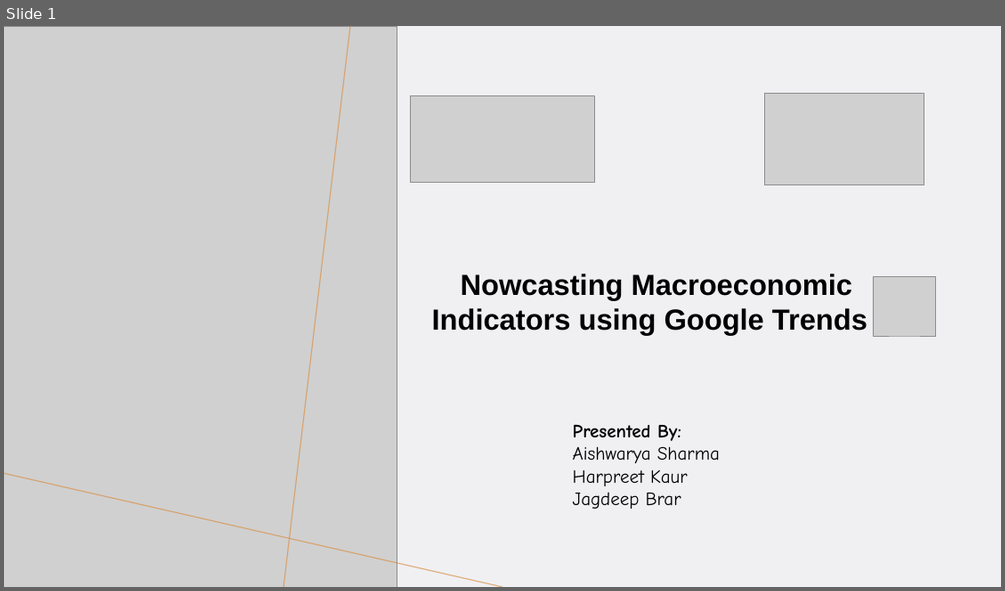
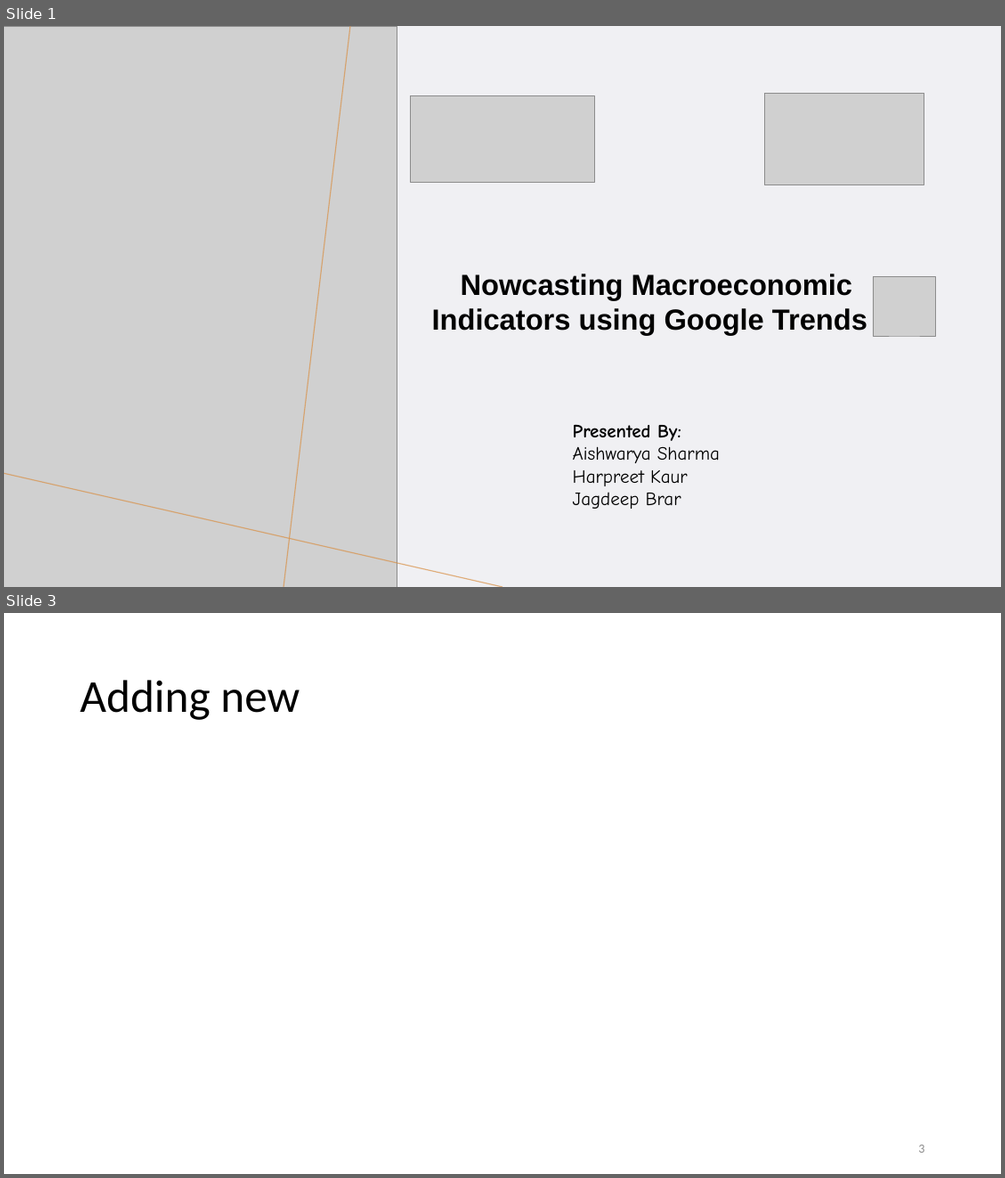
Before and after one commit to ubco-mds-2021-labs/capstone-project-googletrends_capstone, a slide deck: admin/weekly-updates/week4/capstone-midterm.pptx. Shown one above the other, each under a label of ours: slide 1 before the commit, slides 1 and 3 after it; the slides between them are not shown. The pictures are 1005x591 and 1005x1178 pixels, drawn with LibreOffice and Linux fonts; fonts in the diff are those of the drawing; grey boxes stand for pictures. Boxes give left, top, right and bottom in pixels: in the first picture for what was removed or moved away, otherwise in the second. Text is boxed around its words. In the diff, an @@ line names an element or a change of style, - is before the commit and + after.

```diff
--- a/admin/weekly-updates/week4/capstone-midterm.pptx
+++ b/admin/weekly-updates/week4/capstone-midterm.pptx
@@ slide 3 added at box(4, 613, 1001, 1174), background #FFFFFF @@
@@ title added at box(80, 680, 299, 720), 44 pt, text #000000 @@
+Adding new
@@ page number added at box(918, 1144, 924, 1152), 12 pt, text #8C8C8C @@
+3
```
Also in this commit, not shown: 1 slide changed, 1 other slide added, 1 slide removed.
